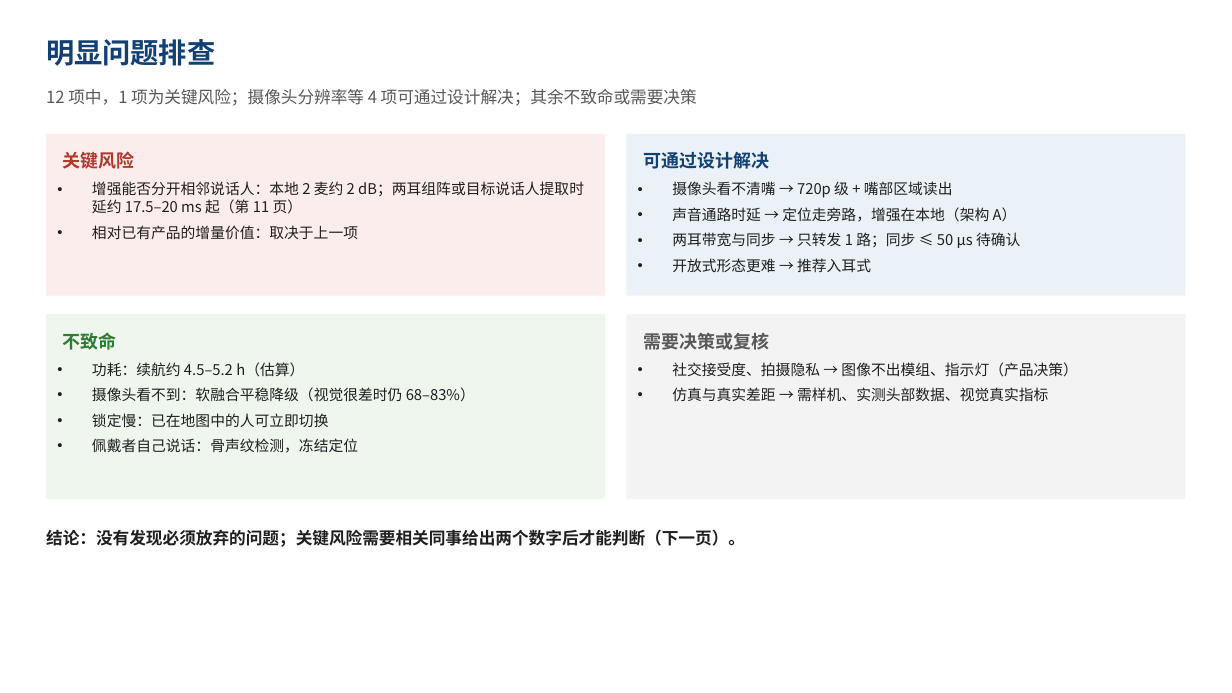
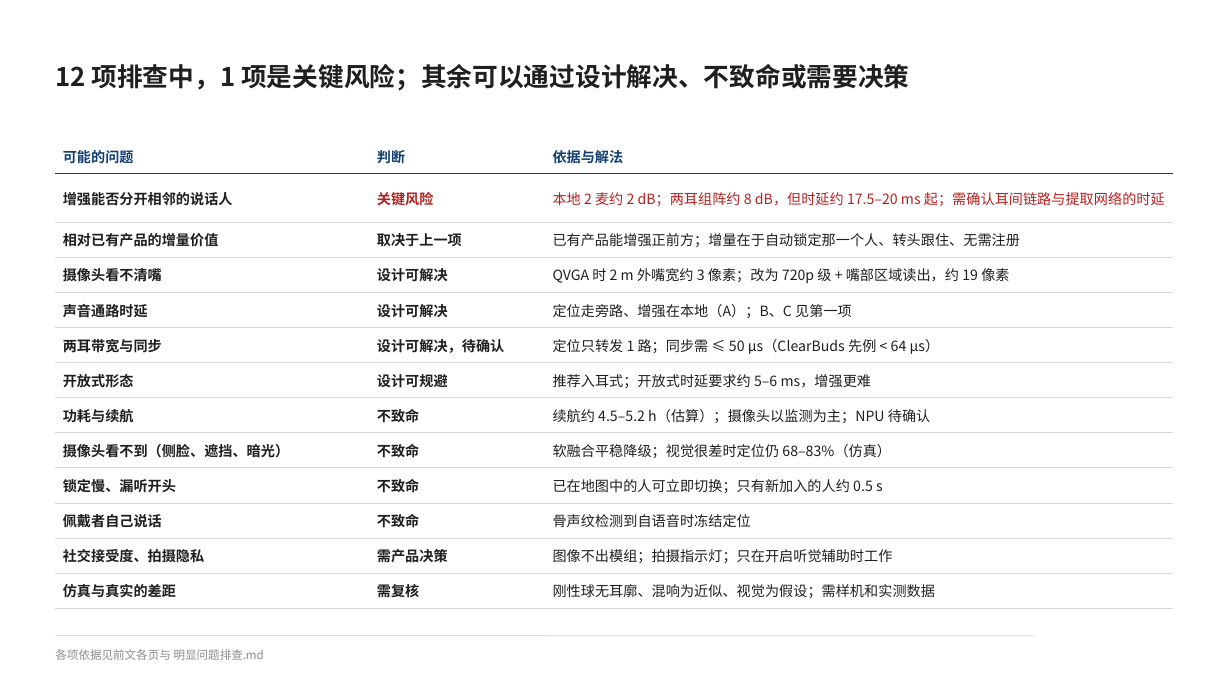
Before and after one commit to ZeroFoxxi/ssl-scene1, a slide deck: slide 13 of 02_耳机声源定位/耳机摄像头听觉辅助_整体设计方案.pptx. Drawn at 1232x693 pixels with LibreOffice and Linux fonts; fonts in the diff are those of the drawing. Boxes give left, top, right and bottom in pixels: in the first picture for what was removed or moved away, otherwise in the second. Text is boxed around its words. In the diff, an @@ line names an element or a change of style, - is before the commit and + after.

```diff
--- a/02_耳机声源定位/耳机摄像头听觉辅助_整体设计方案.pptx
+++ b/02_耳机声源定位/耳机摄像头听觉辅助_整体设计方案.pptx
@@ text removed at <box>46,39,215,66</box> @@
-明显问题排查
@@ text at <box>55,64,909,91</box>: text changed; size 13 to 20 pt; text colour #595959 to #1F1F1F; bold on @@
-12 项中，1 项为关键风险；摄像头分辨率等 4 项可通过设计解决；其余不致命或需要决策
+12 项排查中，1 项是关键风险；其余可以通过设计解决、不致命或需要决策
@@ rectangle removed at <box>46,134,605,296</box> @@
@@ table added at <box>55,139,1174,605</box>, 13 rows, 3 columns @@
+可能的问题 | 判断 | 依据与解法
+增强能否分开相邻的说话人 | 关键风险 | 本地 2 麦约 2 dB；两耳组阵约 8 dB，但时延约 17.5–20 ms 起；需确认耳间链路与提取网络的时延
+相对已有产品的增量价值 | 取决于上一项 | 已有产品能增强正前方；增量在于自动锁定那一个人、转头跟住、无需注册
+摄像头看不清嘴 | 设计可解决 | QVGA 时 2 m 外嘴宽约 3 像素；改为 720p 级 + 嘴部区域读出，约 19 像素
+声音通路时延 | 设计可解决 | 定位走旁路、增强在本地（A）；B、C 见第一项
+两耳带宽与同步 | 设计可解决，待确认 | 定位只转发 1 路；同步需 ≤ 50 µs（ClearBuds 先例 < 64 µs）
+开放式形态 | 设计可规避 | 推荐入耳式；开放式时延要求约 5–6 ms，增强更难
+功耗与续航 | 不致命 | 续航约 4.5–5.2 h（估算）；摄像头以监测为主；NPU 待确认
+摄像头看不到（侧脸、遮挡、暗光） | 不致命 | 软融合平稳降级；视觉很差时定位仍 68–83%（仿真）
+锁定慢、漏听开头 | 不致命 | 已在地图中的人可立即切换；只有新加入的人约 0.5 s
+佩戴者自己说话 | 不致命 | 骨声纹检测到自语音时冻结定位
+社交接受度、拍摄隐私 | 需产品决策 | 图像不出模组；拍摄指示灯；只在开启听觉辅助时工作
+仿真与真实的差距 | 需复核 | 刚性球无耳廓、混响为近似、视觉为假设；需样机和实测数据
@@ rectangle removed at <box>627,134,1186,296</box> @@
@@ text removed at <box>63,151,135,169</box> @@
-关键风险
@@ text removed at <box>643,151,769,169</box> @@
-可通过设计解决
@@ text removed at <box>92,181,584,240</box> @@
-• 增强能否分开相邻说话人：本地 2 麦约 2 dB；两耳组阵或目标说话人提取时延约 17.5–20 ms 起（第 11 页）
-• 相对已有产品的增量价值：取决于上一项
@@ text removed at <box>672,181,1020,273</box> @@
-• 摄像头看不清嘴 → 720p 级 + 嘴部区域读出
-• 声音通路时延 → 定位走旁路，增强在本地（架构 A）
-• 两耳带宽与同步 → 只转发 1 路；同步 ≤ 50 µs 待确认
-• 开放式形态更难 → 推荐入耳式
@@ rectangle removed at <box>46,314,605,499</box> @@
@@ rectangle removed at <box>627,314,1186,499</box> @@
@@ text removed at <box>63,332,117,350</box> @@
-不致命
@@ text removed at <box>643,333,769,350</box> @@
-需要决策或复核
@@ text removed at <box>92,362,475,453</box> @@
-• 功耗：续航约 4.5–5.2 h（估算）
-• 摄像头看不到：软融合平稳降级（视觉很差时仍 68–83%）
-• 锁定慢：已在地图中的人可立即切换
-• 佩戴者自己说话：骨声纹检测，冻结定位
@@ text removed at <box>672,362,1078,401</box> @@
-• 社交接受度、拍摄隐私 → 图像不出模组、指示灯（产品决策）
-• 仿真与真实差距 → 需样机、实测头部数据、视觉真实指标
@@ text removed at <box>46,529,745,547</box> @@
-结论：没有发现必须放弃的问题；关键风险需要相关同事给出两个数字后才能判断（下一页）。
@@ line added from (55, 636) to (1035, 636), #D9D9D9 0.75 pt @@
@@ text added at <box>55,649,264,660</box>, 9 pt, text #8C8C8C @@
+各项依据见前文各页与 明显问题排查.md
```
Also in this commit, not shown: 17 other slides changed, 5 other files.
